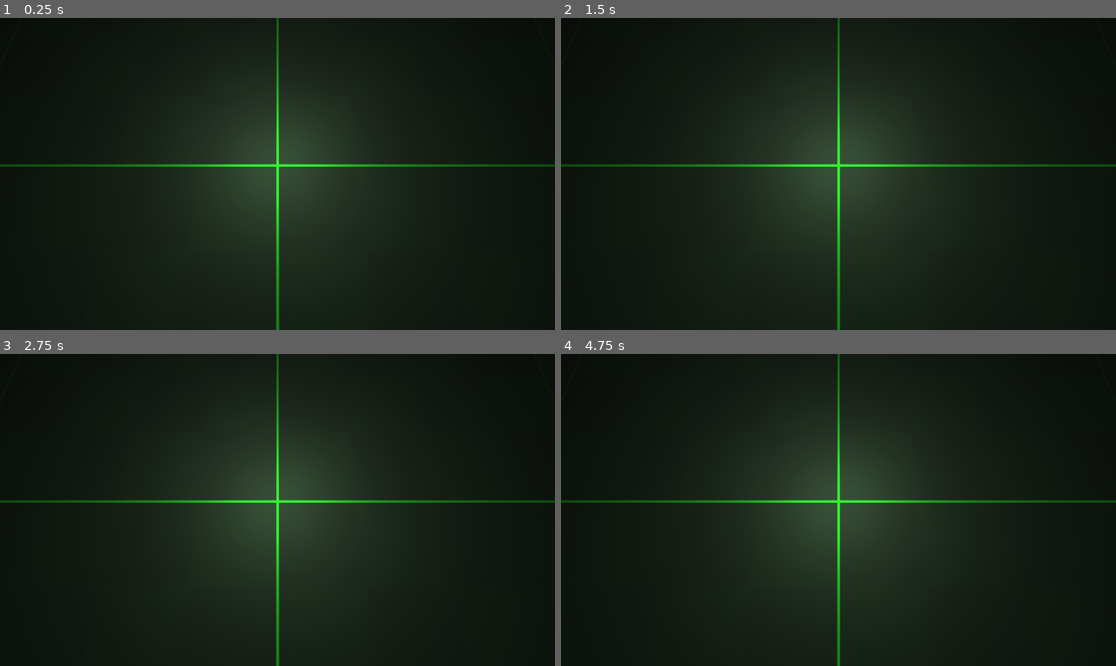
Above: before the commit, frames 1-4 (two rows, left to right).
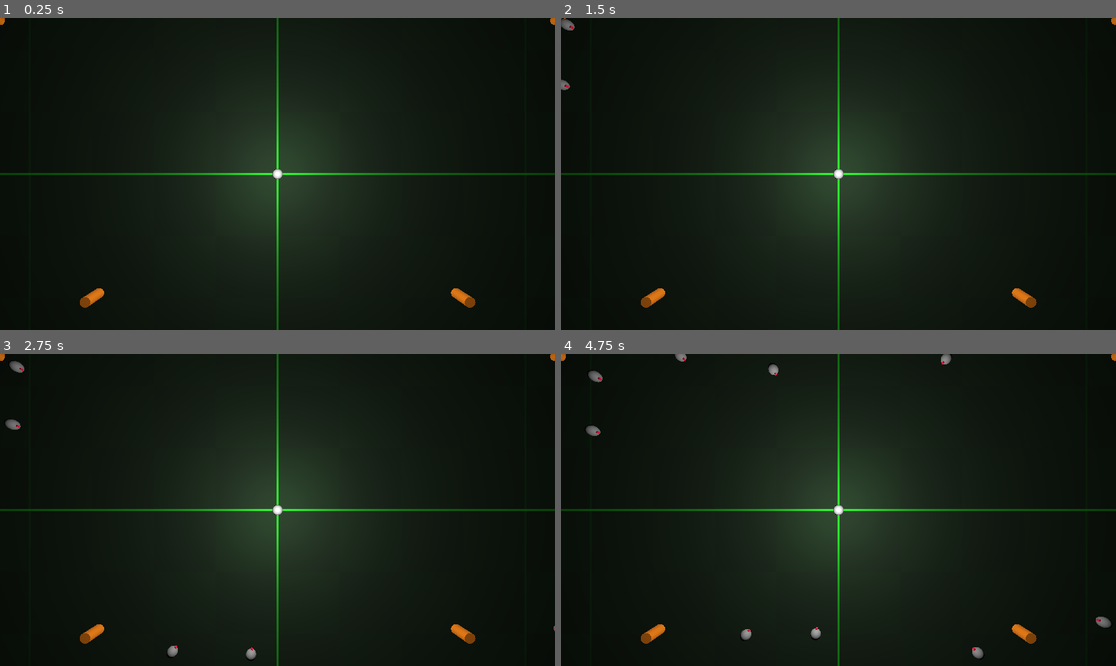
Above: after the commit, the same moments.

Repository: shinyPIKACHUx/GamJamJan2024
Game: Godot game, scene res://Levels/Ash_Test_Level.tscn
Same seed, same stepped clock (60 frames per second), same inputs: the game is played once before the commit and once after it.
Inputs (mouse positions are in pixels of both pictures, inside the frame that each line leads up to):
- Up to frame 1 (0.25 s): no input
- Up to frame 2 (1.5 s): tap Enter at 0.5 s; move the mouse to (960, 158) at 0.52 s; hold D (move_right) 0.53-1.28 s; hold Shift (sprint) 0.53-1.28 s; tap Space (jump) at 0.77 s; move the mouse to (727, 189) at 1.27 s; hold S (move_backward) from 1.28 s (still down); tap Shift (sprint) at 1.35 s
- Up to frame 3 (2.75 s): tap Space (jump) at 1.52 s; move the mouse to (333, 441) at 2.02 s; release S (move_backward) at 2.03 s; hold D (move_right) from 2.03 s (still down); hold Shift (sprint) from 2.03 s (still down)
- Up to frame 4 (4.75 s): move the mouse to (810, 572) at 2.77 s; release D (move_right) at 2.78 s; release Shift (sprint) at 2.78 s; hold W (move_forward) 2.78-3.53 s; tap Shift (sprint) at 2.85, 4.35 s; tap Space (jump) at 3.02, 3.77, 4.52 s; move the mouse to (1005, 556) at 3.52 s; hold Shift (sprint) 3.53-4.28 s; hold A (move_left) from 3.53 s (still down); move the mouse to (672, 463) at 4.27 s

The runs differ from the first frame. In frame 1, 2.2% of the frame differs, in the area x 0-100%, y 0-100%; in frame 2, 2.3%; in frame 3, 2.5%; in frame 4, 2.8%.

Commit message:
Enemies correctly follow the player

Diff:
--- a/MechDonald/Enemies/BasicEnemy.tscn
+++ b/MechDonald/Enemies/BasicEnemy.tscn
@@ -1,23 +1,28 @@
-[gd_scene load_steps=4 format=3 uid="uid://u7acjc1objkr"]
+[gd_scene load_steps=6 format=3 uid="uid://u7acjc1objkr"]
 
 [ext_resource type="Script" path="res://Enemies/MoveTowardPlayer.gd" id="1_2d7ka"]
+[ext_resource type="Material" uid="uid://c7aj8ux5thu3n" path="res://Materials/Player_Test_Material.tres" id="2_uhhvl"]
 
 [sub_resource type="SphereMesh" id="SphereMesh_bq21c"]
+
+[sub_resource type="BoxMesh" id="BoxMesh_jmmnw"]
 
 [sub_resource type="SphereShape3D" id="SphereShape3D_ecmhm"]
 
 [node name="BasicEnemy" type="CharacterBody3D"]
+axis_lock_linear_y = true
 script = ExtResource("1_2d7ka")
+speed = 1
 
 [node name="Pivot" type="Node3D" parent="."]
 
 [node name="EnemyModel" type="MeshInstance3D" parent="Pivot"]
 mesh = SubResource("SphereMesh_bq21c")
 
+[node name="DirectionIndicator" type="MeshInstance3D" parent="Pivot/EnemyModel"]
+transform = Transform3D(0.2, 0, 0, 0, 0.2, 0, 0, 0, 0.2, 0, 0, -0.51855)
+mesh = SubResource("BoxMesh_jmmnw")
+surface_material_override/0 = ExtResource("2_uhhvl")
+
 [node name="CollisionShape3D" type="CollisionShape3D" parent="."]
 shape = SubResource("SphereShape3D_ecmhm")
-
-[node name="VisibleOnScreenEnabler3D" type="VisibleOnScreenEnabler3D" parent="."]
-aabb = AABB(-0.506, -0.493, -0.494, 1, 1, 1)
-
-[connection signal="screen_exited" from="VisibleOnScreenEnabler3D" to="." method="_on_visible_on_screen_enabler_3d_screen_exited"]
--- a/MechDonald/Enemies/MoveTowardPlayer.gd
+++ b/MechDonald/Enemies/MoveTowardPlayer.gd
@@ -1,38 +1,43 @@
 class_name MoveTowardPlayer extends CharacterBody3D
 
-#Min speed of the mob m/s
-@export var min_speed = 10
+#speed of the mob m/s
+@export var speed = 2
 
-#Min speed of the mob m/s
-@export var max_speed = 18
-
-var player_position
-var target_position
-var player
+var playerRef
 
 # Called when the node enters the scene tree for the first time.
 func _ready():
+	print("I exist!")
 	pass # Replace with function body.
 
 
 # Called every frame. 'delta' is the elapsed time since the previous frame.
 func _physics_process(delta):
-	move_and_slide()
+	# Rotate toward player
+	look_at(playerRef.position, Vector3.UP)
+	#rotate_z(position.angle_to(playerRef.position))
+	#velocity = global_transform.origin.direction_to(playerRef.global_transform.origin).normalized()
+	#velocity *= delta * speed
+
+	# Rotate velocity based on mob's rotation to move in looking direction
+	#set_velocity(velocity.rotated(Vector3.UP, rotation.y))
+
+	#move_and_collide(velocity * delta * speed)
+	position = position.move_toward(playerRef.position, delta * speed)
 
 # Called from the main scene
-func initialize(start_position, player_position):
-	# Place mob at start position and rotate toward player
-	look_at_from_position(start_position, player_position, Vector3.UP)
+func initialize(spawn_location, player):
+	playerRef = player
 
-	# Rotate slightly so that it doesn't move DIRECTLY toward player
-	rotate_y(randf_range(-PI / 4, PI / 4))
+	position = spawn_location
 
-	# Calculates a random speed
-	var random_speed = randi_range(min_speed, max_speed)
-	velocity = Vector3.FORWARD * random_speed
-
-	# Rotate velocity based on mob's rotation to move in looking direction
-	velocity = velocity.rotated(Vector3.UP, rotation.y)
+	## Rotate toward player
+	#look_at_from_position(spawn_location, player.global_transform.origin, Vector3.UP)
+	#velocity = Vector3.MODEL_FRONT * speed
+	#
+	## Rotate velocity based on mob's rotation to move in looking direction
+	##set_velocity(velocity.rotated(Vector3.UP, rotation.y))
+	#set_velocity(velocity)
 
 func _on_visible_on_screen_enabler_3d_screen_exited():
 	queue_free();
--- a/MechDonald/GameManager.gd
+++ b/MechDonald/GameManager.gd
@@ -13,10 +13,12 @@
 
 func _on_mob_timer_timeout():
 	# Create new mob
+	print("Timer go")
 	var mob = mob_scene.instantiate()
 
 	var mob_spawn_location = get_node("SpawnPath/SpawnLocation")
 	mob_spawn_location.progress_ratio = randf()
 
-	var player_position = $Player.position
-	mob.initialize(mob_spawn_location.position, player_position)
+	mob.initialize(mob_spawn_location.position, $Player)
+
+	add_child(mob)
--- a/MechDonald/Levels/Ash_Test_Level.tscn
+++ b/MechDonald/Levels/Ash_Test_Level.tscn
@@ -6,8 +6,8 @@
 
 [sub_resource type="Curve3D" id="Curve3D_m4uej"]
 _data = {
-"points": PackedVector3Array(0, 0, 0, 0, 0, 0, -28.0716, 0, -15.6085, 0, 0, 0, 0, 0, 0, -18.1038, 0, 11.7422, 0, 0, 0, 0, 0, 0, 17.999, 0, 11.7422, 0, 0, 0, 0, 0, 0, 27.9668, 0, -15.6085, 0, 0, 0, 0, 0, 0, -28.0716, 0, -15.6085),
-"tilts": PackedFloat32Array(0, 0, 0, 0, 0)
+"points": PackedVector3Array(0, 0, 0, 0, 0, 0, -27.8921, -0.211035, -15.3182, 0, 0, 0, 0, 0, 0, -27.8921, 0.22207, 14.7675, 0, 0, 0, 0, 0, 0, 27.8049, 0.329248, 14.7675, 0, 0, 0, 0, 0, 0, 28.1135, -0.266455, -15.781, 0, 0, 0, 0, 0, 0, -28.0464, -0.229956, -15.4725),
+"tilts": PackedFloat32Array(0.0138082, 0, -2.82535, 0, 0)
 }
 point_count = 5
 
@@ -22,6 +22,8 @@
 
 [sub_resource type="BoxShape3D" id="BoxShape3D_scgv5"]
 size = Vector3(99.5684, 1, 99.2606)
+
+[sub_resource type="SphereMesh" id="SphereMesh_jqyg4"]
 
 [node name="AshTestLevel" type="Node3D"]
 script = ExtResource("1_srfco")
@@ -40,10 +42,10 @@
 curve = SubResource("Curve3D_m4uej")
 
 [node name="SpawnLocation" type="PathFollow3D" parent="SpawnPath"]
-transform = Transform3D(-0.939549, 0, -0.342413, 0, 1, 0, 0.342413, 0, -0.939549, -28.0716, 0, -15.6085)
+transform = Transform3D(-0.912367, -0.00729159, -0.409307, -9.31322e-10, 0.99984, -0.0178117, 0.409371, -0.0162508, -0.912223, -23.9605, -0.211089, -13.1096)
 
 [node name="Camera3D" type="Camera3D" parent="."]
-transform = Transform3D(1, 0, 0, 0, 0.258819, 0.965926, 0, -0.965926, 0.258819, -0.009, 15.68, 4.754)
+transform = Transform3D(1, 0, 0, 0, 1.19249e-08, 1, 0, -1, 1.19249e-08, -0.009, 20, 0)
 
 [node name="Cylinders" type="Node3D" parent="."]
 
@@ -70,6 +72,7 @@
 surface_material_override/0 = SubResource("StandardMaterial3D_tjvpn")
 
 [node name="GroundNode" type="StaticBody3D" parent="."]
+transform = Transform3D(1, 0, 0, 0, 1, 0, 0, 0, 1, 0, -1, 0)
 
 [node name="GroundMesh" type="MeshInstance3D" parent="GroundNode"]
 transform = Transform3D(100, 0, 0, 0, 1, 0, 0, 0, 100, 0, 0, 0)
@@ -84,4 +87,7 @@
 
 [node name="Player" type="Node3D" parent="."]
 
+[node name="MeshInstance3D" type="MeshInstance3D" parent="Player"]
+mesh = SubResource("SphereMesh_jqyg4")
+
 [connection signal="timeout" from="Timer" to="." method="_on_mob_timer_timeout"]
Not shown: 1 places in MechDonald/Levels/Ash_Test_Level.tscn that only renumber resources
